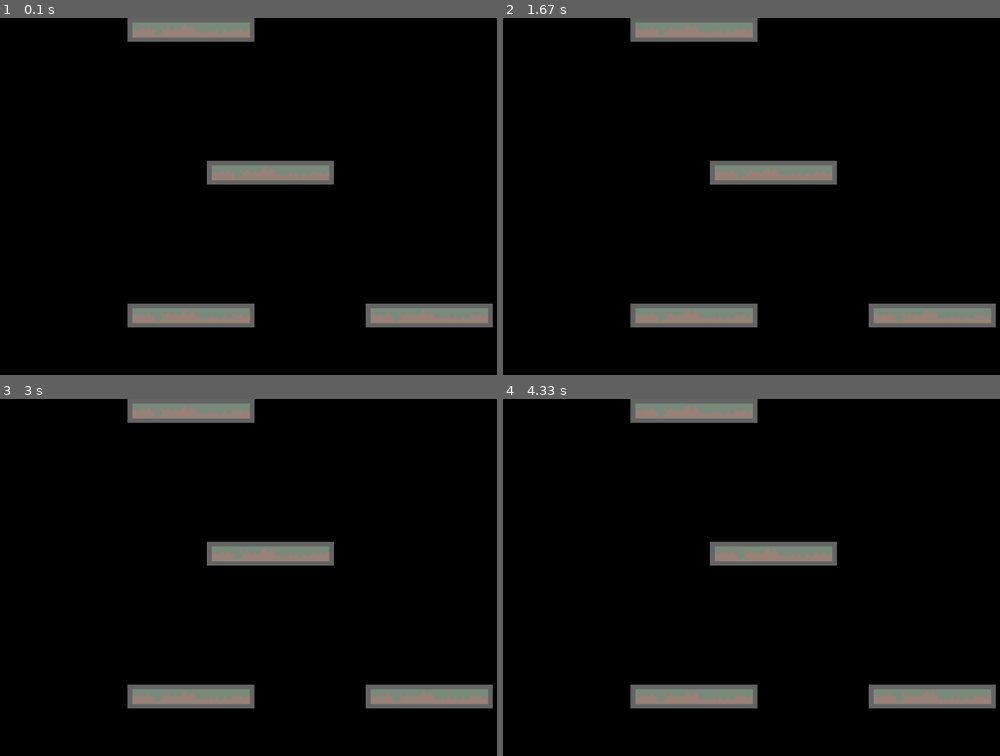
Above: before the commit, frames 1-4 (two rows, left to right).
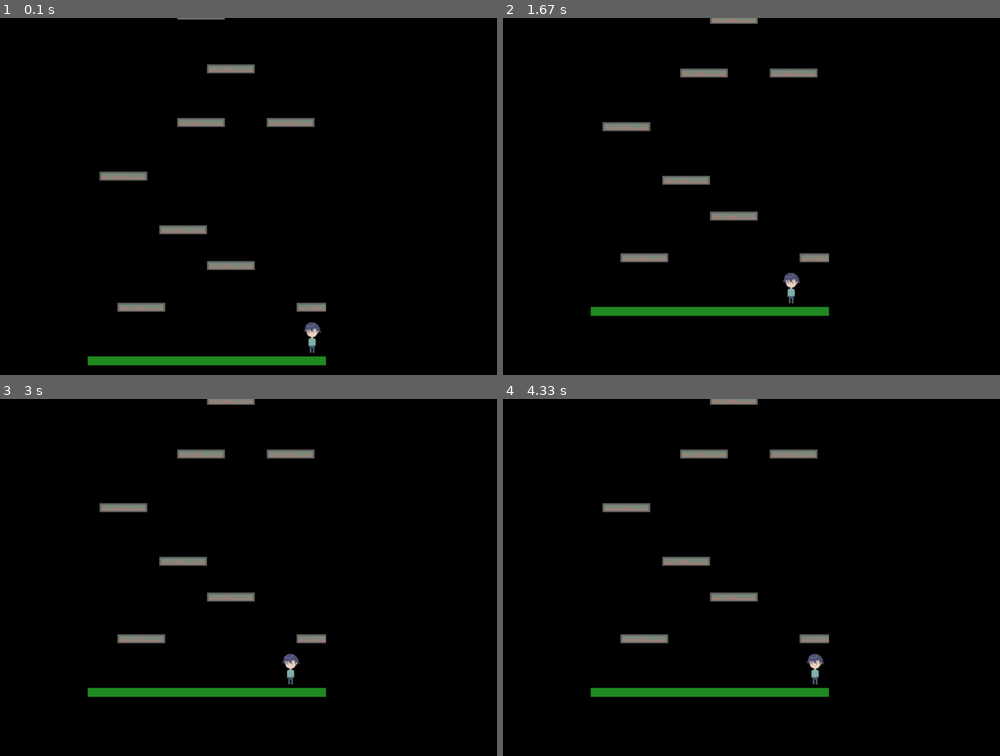
Above: after the commit, the same moments.

Repository: CharlesHsu-noob/fuckUpygame
Game: pygame game, started from 210104-practice/mirrorgame1.py
Same seed, same stepped clock (60 frames per second), same inputs: the game is played once before the commit and once after it.
Inputs:
- Up to frame 1 (0.1 s): no input
- Up to frame 2 (1.67 s): hold Left from 1.33 s (still down)
- Up to frame 3 (3 s): release Left at 1.87 s; hold Left 1.9-2.3 s; hold Right 2.33-2.97 s
- Up to frame 4 (4.33 s): hold Left 3-3.47 s; hold Right 3.5-3.97 s; hold Right from 4 s (still down)

The runs differ from the first frame. In frame 1, 10% of the frame differs, in the area x 17-100%, y 0-98%; in frame 2, 9.4%; in frame 3, 9.4%; in frame 4, 9.4%.

Commit message:
miumiumiu

Diff:
--- a/210104-practice/mirrorgame1.py
+++ b/210104-practice/mirrorgame1.py
@@ -2,93 +2,99 @@
 import sys
 import os
 
-# --- 初始化 ---
+# ================= 初始化 =================
 pg.init()
-WIDTH, HEIGHT = 1920, 1080
-screen = pg.display.set_mode((WIDTH, HEIGHT))
+
+# --- 世界大小（邏輯用，不變） ---
+WORLD_WIDTH, WORLD_HEIGHT = 400, 600
+
+# --- 實際視窗大小 ---
+WINDOW_WIDTH, WINDOW_HEIGHT = 1920, 1080
+screen = pg.display.set_mode((WINDOW_WIDTH, WINDOW_HEIGHT))
+pg.display.set_caption("Climbing Game")
+
 clock = pg.time.Clock()
 FPS = 60
 
-# --- 顏色 ---
+# --- 虛擬畫面（所有遊戲內容畫在這） ---
+world_surface = pg.Surface((WORLD_WIDTH, WORLD_HEIGHT))
+
+# --- 等比例縮放計算 ---
+scale_x = WINDOW_WIDTH / WORLD_WIDTH
+scale_y = WINDOW_HEIGHT / WORLD_HEIGHT
+SCALE = min(scale_x, scale_y)
+
+scaled_width = int(WORLD_WIDTH * SCALE)
+scaled_height = int(WORLD_HEIGHT * SCALE)
+offset_x = (WINDOW_WIDTH - scaled_width) // 2
+offset_y = (WINDOW_HEIGHT - scaled_height) // 2
+
+# ================= 顏色 =================
 BLACK = (0, 0, 0)
 GREEN = (34, 139, 34)
 BLUE = (0, 100, 255)
 
-# --- 玩家圖片 ---
+# ================= 玩家圖片 =================
 player_img = pg.image.load(os.path.join("picture", "stand.png")).convert_alpha()
-SCALE_FACTOR = 4.8  # 從 400x600 -> 1920x1080 的比例
-
-PLAYER_WIDTH = int(48 * SCALE_FACTOR)
-PLAYER_HEIGHT = int(64 * SCALE_FACTOR)
+PLAYER_WIDTH = 48
+PLAYER_HEIGHT = 64
 player_img = pg.transform.scale(player_img, (PLAYER_WIDTH, PLAYER_HEIGHT))
 
-# --- 玩家設定 ---
-player_x = WIDTH // 2
-player_y = HEIGHT - int(150 * SCALE_FACTOR)
+# ================= 玩家設定 =================
+player_x = WORLD_WIDTH
+player_y = WORLD_HEIGHT
 player_vx = 0
 player_vy = 0
-MOVE_SPEED = 2 * SCALE_FACTOR
-JUMP_SPEED = -11 * SCALE_FACTOR
-GRAVITY = 0.6 * SCALE_FACTOR
+
+MOVE_SPEED = 2
+JUMP_SPEED = -11
+GRAVITY = 0.6
 
 # 跳躍控制
 jump_pressed = False
-COYOTE_TIME = 0.12  # 土狼時間，0.12秒
-time_since_ground = 0  # 離開平台時間
-
-# --- 平台設定 ---
-PLATFORM_WIDTH = int(80 * SCALE_FACTOR)
-PLATFORM_HEIGHT = int(15 * SCALE_FACTOR)
+COYOTE_TIME = 0.12
+time_since_ground = 0
+
+# ================= 平台設定 =================
+PLATFORM_WIDTH = 80
+PLATFORM_HEIGHT = 15
 
 platform_positions = [
-    (0, 580*SCALE_FACTOR),(80*SCALE_FACTOR, 580*SCALE_FACTOR),(160*SCALE_FACTOR, 580*SCALE_FACTOR),
-    (240*SCALE_FACTOR, 580*SCALE_FACTOR),(320*SCALE_FACTOR, 580*SCALE_FACTOR),(400*SCALE_FACTOR, 580*SCALE_FACTOR),  # 地面
-    (50*SCALE_FACTOR, 490*SCALE_FACTOR),
-    (350*SCALE_FACTOR, 490*SCALE_FACTOR),
-    (200*SCALE_FACTOR, 420*SCALE_FACTOR),
-    (120*SCALE_FACTOR, 360*SCALE_FACTOR),
-    (20*SCALE_FACTOR, 270*SCALE_FACTOR),
-    (150*SCALE_FACTOR, 180*SCALE_FACTOR),
-    (300*SCALE_FACTOR, 180*SCALE_FACTOR),
-    (200*SCALE_FACTOR, 90*SCALE_FACTOR),
-    (150*SCALE_FACTOR, 0),
-    (50*SCALE_FACTOR, -80*SCALE_FACTOR),
-    (120*SCALE_FACTOR, -160*SCALE_FACTOR),
-    (260*SCALE_FACTOR, -230*SCALE_FACTOR),
-    (300*SCALE_FACTOR, -300*SCALE_FACTOR),
+    (0, 580),(80, 580),(160, 580),(240, 580),(320, 580),(400, 580),
+    (50, 490),(350, 490),(200, 420),(120, 360),(20, 270),
+    (150, 180),(300, 180),(200, 90),(150, 0),
+    (50, -80),(120, -160),(260, -230),(300, -300),
 ]
 
 platforms = [pg.Rect(x, y, PLATFORM_WIDTH, PLATFORM_HEIGHT) for x, y in platform_positions]
-ground = platforms[:6]  # 前 6 個是地面
-
-# --- 載入圖片 ---
+ground = platforms[:6]
+
 rock_img = pg.image.load(os.path.join("picture", "forest_rock.png")).convert_alpha()
 rock_img = pg.transform.scale(rock_img, (PLATFORM_WIDTH, PLATFORM_HEIGHT))
 
-# --- 判斷角色是否站在平台上 ---
+# ================= 判斷是否站在平台 =================
 def is_on_platform(px, py):
-    feet_y = py
-    for plat in platforms:
-        if plat.collidepoint(px, feet_y):
+    for plat in platforms:
+        if plat.collidepoint(px, py):
             return True
     return False
 
-# --- 捲動設定 ---
-SCROLL_UP_TRIGGER_Y = HEIGHT * 0.35
-SCROLL_DOWN_TRIGGER_Y = HEIGHT * 0.60
-scroll_offset = 0
-
-# --- 遊戲主循環 ---
+# ================= 捲動設定 =================
+SCROLL_UP_TRIGGER_Y = WORLD_HEIGHT * 0.35
+SCROLL_DOWN_TRIGGER_Y = WORLD_HEIGHT * 0.60
+
+# ================= 遊戲主迴圈 =================
 running = True
 while running:
-    dt = clock.tick(FPS) / 1000  # delta time，秒
+    dt = clock.tick(FPS) / 1000
+
     for event in pg.event.get():
         if event.type == pg.QUIT:
             running = False
         if event.type == pg.KEYUP and event.key == pg.K_SPACE:
             jump_pressed = False
 
-    # --- 控制 ---
+    # ---------- 操作 ----------
     keys = pg.key.get_pressed()
     player_vx = 0
     if keys[pg.K_LEFT]:
@@ -96,20 +102,19 @@
     if keys[pg.K_RIGHT]:
         player_vx = MOVE_SPEED
 
-    # --- 土狼時間判定 ---
+    # ---------- 土狼時間 ----------
     if is_on_platform(player_x, player_y):
         time_since_ground = 0
     else:
         time_since_ground += dt
 
-    # --- 跳躍 ---
+    # ---------- 跳躍 ----------
     if keys[pg.K_SPACE] and not jump_pressed and time_since_ground <= COYOTE_TIME:
         player_vy = JUMP_SPEED
         jump_pressed = True
 
-    # --- 水平移動 ---
+    # ---------- 水平移動 ----------
     player_x += player_vx
-
     player_rect = pg.Rect(
         player_x - PLAYER_WIDTH // 2,
         player_y - PLAYER_HEIGHT,
@@ -124,7 +129,7 @@
             elif player_vx < 0:
                 player_x = plat.right + PLAYER_WIDTH // 2
 
-    # --- 垂直移動 ---
+    # ---------- 垂直移動 ----------
     player_vy += GRAVITY
     player_y += player_vy
 
@@ -137,51 +142,68 @@
 
     for plat in platforms:
         if player_rect.colliderect(plat):
-            if player_vy > 0:  # 往下掉，踩到平台
+            if player_vy > 0:
                 player_y = plat.top
                 player_vy = 0
-                time_since_ground = 0 # 落地後重置土狼時間
+                time_since_ground = 0
             elif player_vy < 0:
                 player_y = plat.bottom + PLAYER_HEIGHT
                 player_vy = 0
 
-    # --- 邊界 ---
+    # ---------- 邊界 ----------
     player_x = max(
         PLAYER_WIDTH // 2,
-        min(WIDTH - PLAYER_WIDTH // 2, player_x)
-    )
-
-    # --- 捲動（往上） ---
+        min(WORLD_WIDTH - PLAYER_WIDTH // 2, player_x)
+    )
+
+    # ---------- 向上捲動 ----------
     if player_y < SCROLL_UP_TRIGGER_Y and player_vy < 0:
-        scroll_amount = SCROLL_UP_TRIGGER_Y - player_y
-        player_y += scroll_amount
-        scroll_offset += scroll_amount
+        scroll = SCROLL_UP_TRIGGER_Y - player_y
+        player_y += scroll
         for plat in platforms:
-            plat.y += scroll_amount
-
-    # --- 捲動（往下） ---
+            plat.y += scroll
+
+    # ---------- 向下捲動（有限速版） ----------
     if player_y > SCROLL_DOWN_TRIGGER_Y and player_vy > 0:
-        scroll_amount = player_y - SCROLL_DOWN_TRIGGER_Y
-        lowest_ground_y = 580 * SCALE_FACTOR
-        if platforms[0].y - scroll_amount < lowest_ground_y:
-            scroll_amount = platforms[0].y - lowest_ground_y
-        player_y -= scroll_amount
-        for plat in platforms:
-            plat.y -= scroll_amount
-        scroll_offset -= scroll_amount
-
-    # --- 繪製 ---
-    screen.fill(BLACK)
+        raw_scroll = player_y - SCROLL_DOWN_TRIGGER_Y
+
+        # 限制每幀最大捲動量，避免瞬移
+        MAX_SCROLL = 6
+        scroll = min(raw_scroll, MAX_SCROLL)
+
+        # 避免把地面拉過頭
+        lowest_ground_y = 485
+        if platforms[0].y - scroll < lowest_ground_y:
+            scroll = platforms[0].y - lowest_ground_y
+
+        if scroll > 0:
+            player_y -= scroll
+            for plat in platforms:
+                plat.y -= scroll
+
+    # ================= 繪製（畫在 world_surface） =================
+    world_surface.fill(BLACK)
+
     for plat in platforms:
         if plat in ground:
-            pg.draw.rect(screen, GREEN, plat)
+            pg.draw.rect(world_surface, GREEN, plat)
         else:
-            screen.blit(rock_img, (plat.x, plat.y))
-    screen.blit(
+            world_surface.blit(rock_img, plat.topleft)
+
+    world_surface.blit(
         player_img,
         (player_x - PLAYER_WIDTH // 2, player_y - PLAYER_HEIGHT)
     )
 
+    # ================= 縮放顯示 =================
+    scaled_surface = pg.transform.smoothscale(
+        world_surface,
+        (scaled_width, scaled_height)
+    )
+
+    screen.fill(BLACK)
+    screen.blit(scaled_surface, (offset_x, offset_y))
     pg.display.flip()
 
 pg.quit()
+sys.exit()
